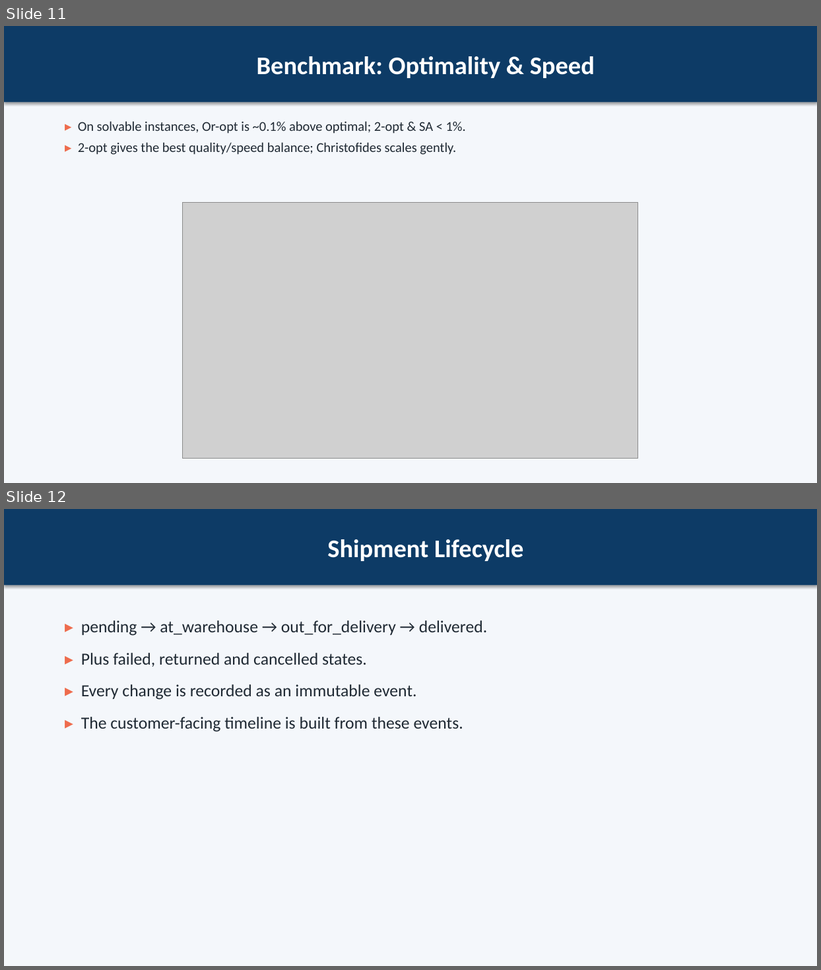
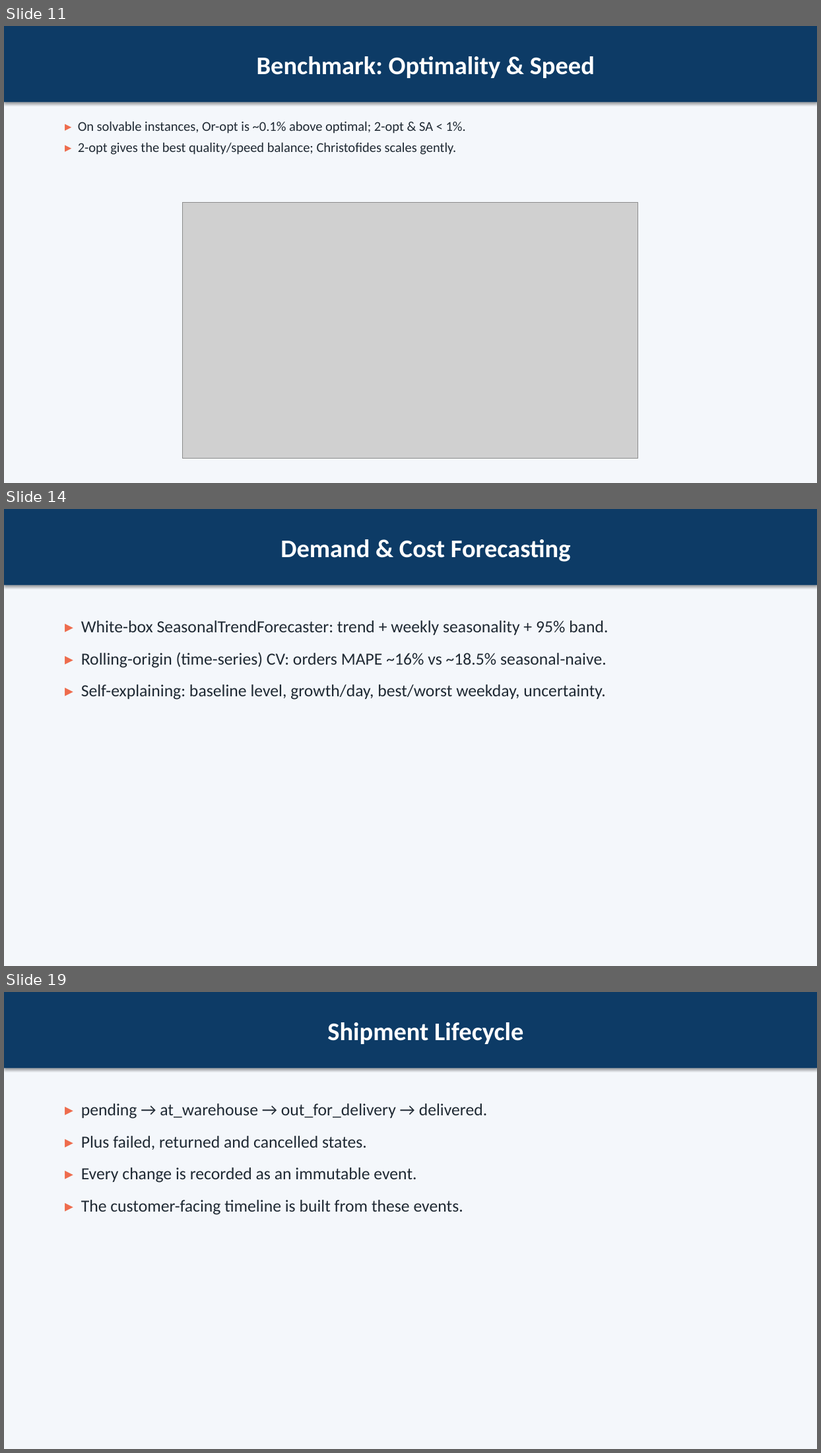
Before and after one commit to MahmoudHozayen1/CairoLogisticsAI, a slide deck: docs/presentation.pptx. Shown one above the other, each under a label of ours: slides 11 and 12 before the commit, slides 11, 14 and 19 after it; the slides between them are not shown. The pictures are 821x970 and 821x1453 pixels, drawn with LibreOffice and Linux fonts; fonts in the diff are those of the drawing; grey boxes stand for pictures. Boxes give left, top, right and bottom in pixels: in the first picture for what was removed or moved away, otherwise in the second. Text is boxed around its words. In the diff, an @@ line names an element or a change of style, - is before the commit and + after.

```diff
--- a/docs/presentation.pptx
+++ b/docs/presentation.pptx
@@ slide 14 added at (4, 509, 817, 966), background #F4F7FB @@
@@ rectangle added at (4, 509, 817, 586), fill #0D3B66, 30 pt, text #FFFFFF, bold @@
+Demand & Cost Forecasting
@@ text added at (81, 621, 608, 700), 20 pt, text #1F2933 @@
+▸ White-box SeasonalTrendForecaster: trend + weekly seasonality + 95% band.
+▸ Rolling-origin (time-series) CV: orders MAPE ~16% vs ~18.5% seasonal-naive.
+▸ Self-explaining: baseline level, growth/day, best/worst weekday, uncertainty.
@@ what was slide 12 is now slide 19 @@
```
Also in this commit, not shown: 4 slides changed, 6 other slides added, 5 other files.
